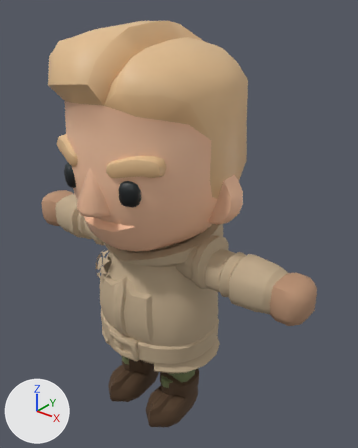
What one commit did to the glTF model apps/rinne/public/simulator/assets/PROTAGONIST_VILLAGER_V1.glb.
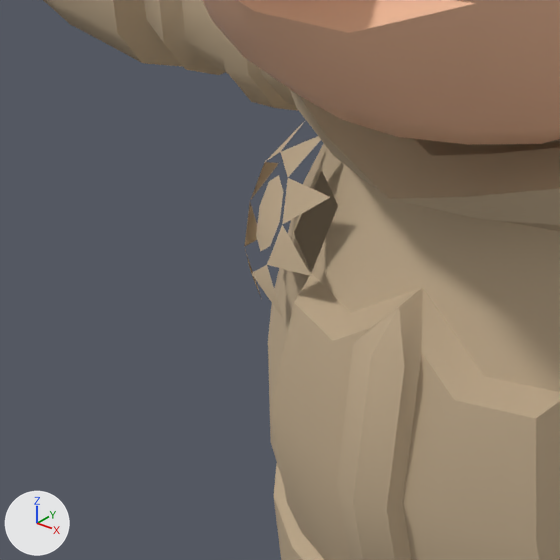
Old and new are each drawn whole from a 50 mm camera at (1.361, -1.535, 1.989) aimed at (0.072, 0.076, 0.99) and again close up on the part from 15% to 42% of the width and 50% to 72% of the height. The axes (+X, +Y, +Z) are drawn at lower left. The lights are the same throughout. The older version's two pictures come first. Vertices at exactly the same position are counted once.

The first close-up shows 'Protagonist_KnightPart_ArmRight', 'Protagonist_KnightPart_Body', 'Protagonist_KnightPart_Head'.
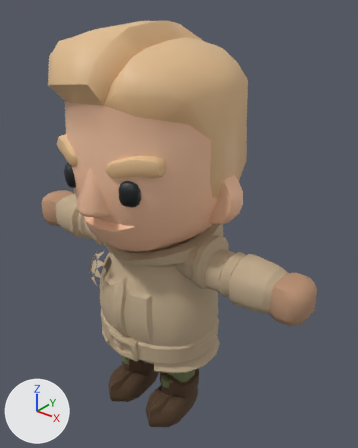
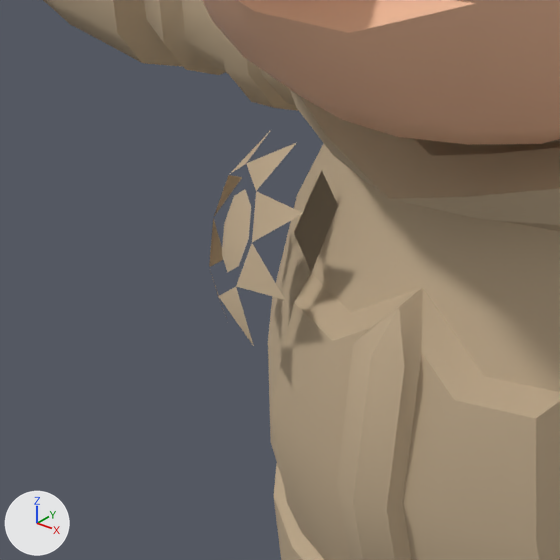
Commit message: build(characters): generate protagonist.villager.v1 DCC assets

Boxes (x1, y1, x2, y2) around the edits, measured in the close-ups (560 x 560 px; the box of a moved part takes in the faces that stretch with it):
```json
{"object": "Protagonist_KnightPart_Body", "change": "reshaped", "before": [244, 90, 560, 560], "after": [209, 90, 560, 560]}
{"part": 1, "of": "me_prototypepete_body_020", "change": "moved or reshaped", "before": [256, 175, 283, 252], "after": [222, 189, 251, 272]}
{"part": 2, "of": "me_prototypepete_body_020", "change": "moved or reshaped", "before": [244, 121, 330, 318], "after": [209, 130, 303, 346]}
```

The change, as JSON lines over the scene's bpy script:
```json
{"block": "me_prototypepete_body_020", "where": "me_prototypepete_body_020.from_pydata(...)  # 514 vertices, 964 faces; spans x -0.323..0.323, y -0.294..0.31, z 0.303..1.039"}
{"block": "me_prototypepete_body_020", "where": "# used by ob_protagonist_knightpart_body; location = (0.0, 0.0, 0.0)"}
{"block": "me_prototypepete_body_020", "change": "me_prototypepete_body_020 part 1: the loose piece of 9 vertices spanning x -0.208..-0.153, y -0.219..-0.178, z 0.785..0.841 is scaled about its middle by (1.1, 1, 1.1), then moved by (0.0, -0.036, 0.0)"}
{"block": "me_prototypepete_body_020", "change": "me_prototypepete_body_020 part 2: the loose piece of 16 vertices spanning x -0.238..-0.1, y -0.233..-0.132, z 0.727..0.883 is scaled about its middle by (1.1, 1, 1.1), then moved by (0.001, -0.036, -0.001)"}
```
